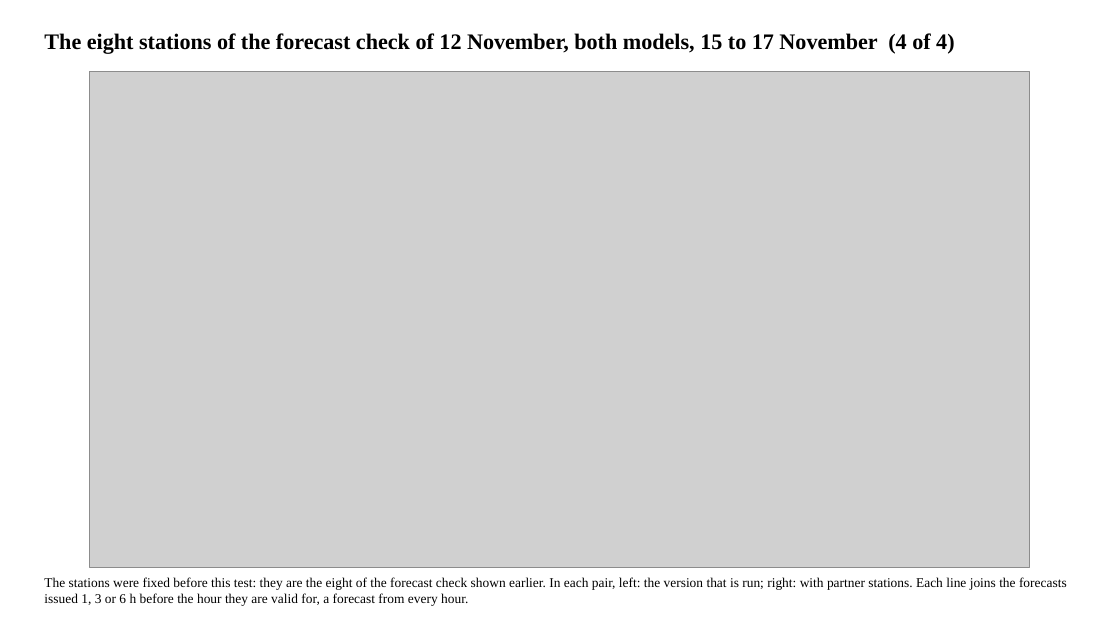
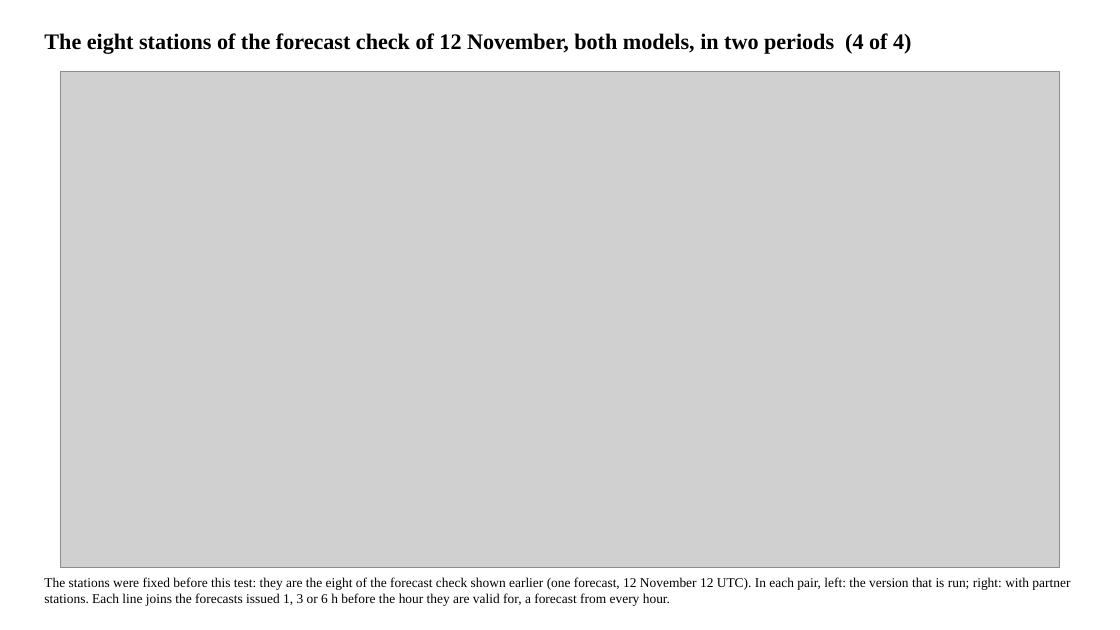
Before and after one commit to LaurenW1997/subdomainLSTM, a slide deck: slide 15 of deliverables/34_since_meeting.pptx. Drawn at 1120x630 pixels with LibreOffice and Linux fonts; fonts in the diff are those of the drawing; grey boxes stand for pictures. Boxes give left, top, right and bottom in pixels: in the first picture for what was removed or moved away, otherwise in the second. Text is boxed around its words. In the diff, an @@ line names an element or a change of style, - is before the commit and + after.

```diff
--- a/deliverables/34_since_meeting.pptx
+++ b/deliverables/34_since_meeting.pptx
@@ text at (x1=44, y1=33, x2=911, y2=54): text changed @@
-The eight stations of the forecast check of 12 November, both models, 15 to 17 November (4 of 4)
+The eight stations of the forecast check of 12 November, both models, in two periods (4 of 4)
@@ picture resized from (x1=90, y1=71, x2=1030, y2=567) to (x1=60, y1=71, x2=1060, y2=567) @@
@@ text at (x1=44, y1=577, x2=1070, y2=606): text changed @@
-The stations were fixed before this test: they are the eight of the forecast check shown earlier. In each pair, left: the version that is run; right: with partner stations. Each line joins the forecasts issued 1, 3 or 6 h before the hour they are valid for, a forecast from every hour.
+The stations were fixed before this test: they are the eight of the forecast check shown earlier (one forecast, 12 November 12 UTC). In each pair, left: the version that is run; right: with partner stations. Each line joins the forecasts issued 1, 3 or 6 h before the hour they are valid for, a forecast from every hour.
```
Also in this commit, not shown: 4 other slides changed, 9 other files.
